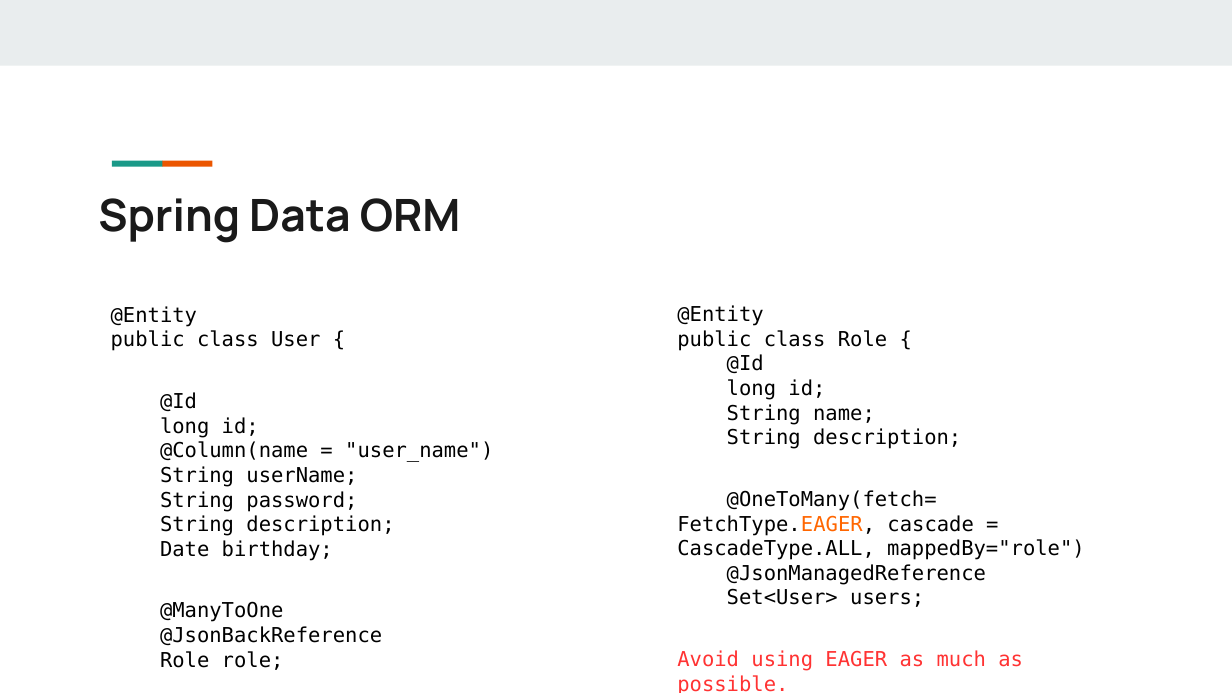
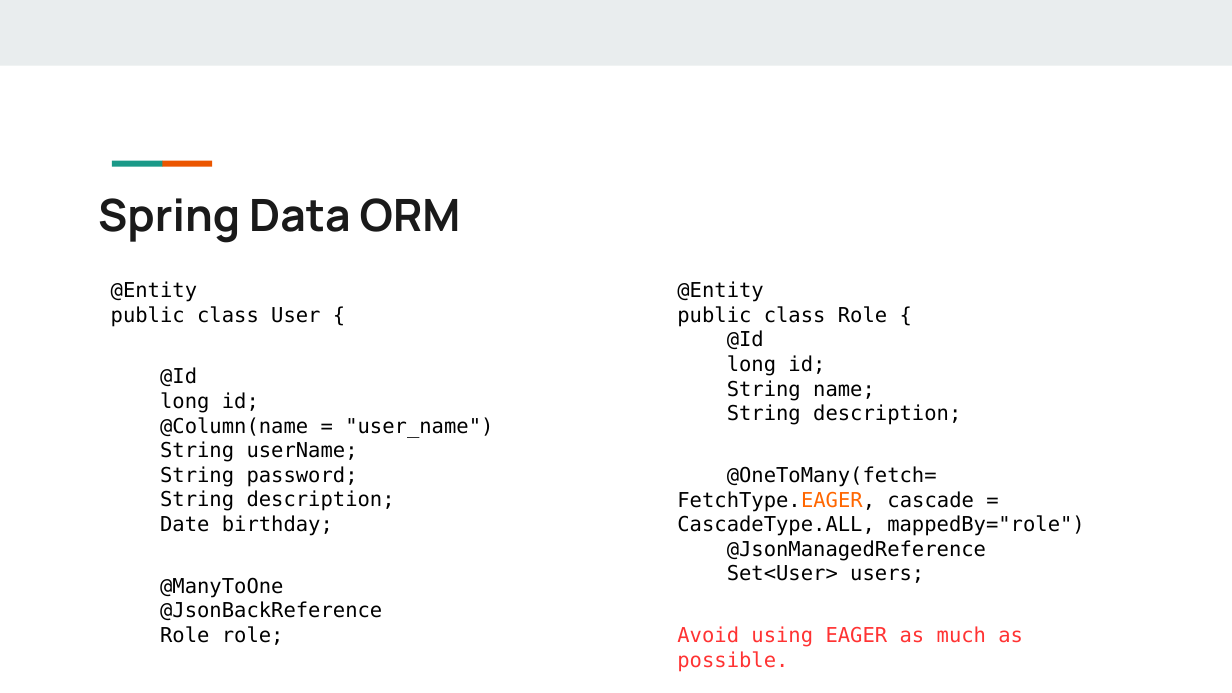
Before and after one commit to liangduo1993/javaee, a slide deck: slide 65 of JaveEE.pptx (slide 67 before the commit). Drawn at 1232x693 pixels with LibreOffice and Linux fonts; fonts in the diff are those of the drawing; background and template pictures are left out. Boxes give left, top, right and bottom in pixels: in the first picture for what was removed or moved away, otherwise in the second. Text is boxed around its words. In the diff, an @@ line names an element or a change of style, - is before the commit and + after.

```diff
--- a/JaveEE.pptx
+++ b/JaveEE.pptx
@@ text "@Entity" moved from (x1=111, y1=306, x2=493, y2=645) to (x1=111, y1=281, x2=493, y2=620) @@
@@ text "@Entity" moved from (x1=677, y1=305, x2=1085, y2=671) to (x1=677, y1=281, x2=1085, y2=647) @@
```
Also in this commit, not shown: 11 other slides changed, 1 slide added, 3 slides removed, 5 other files.
